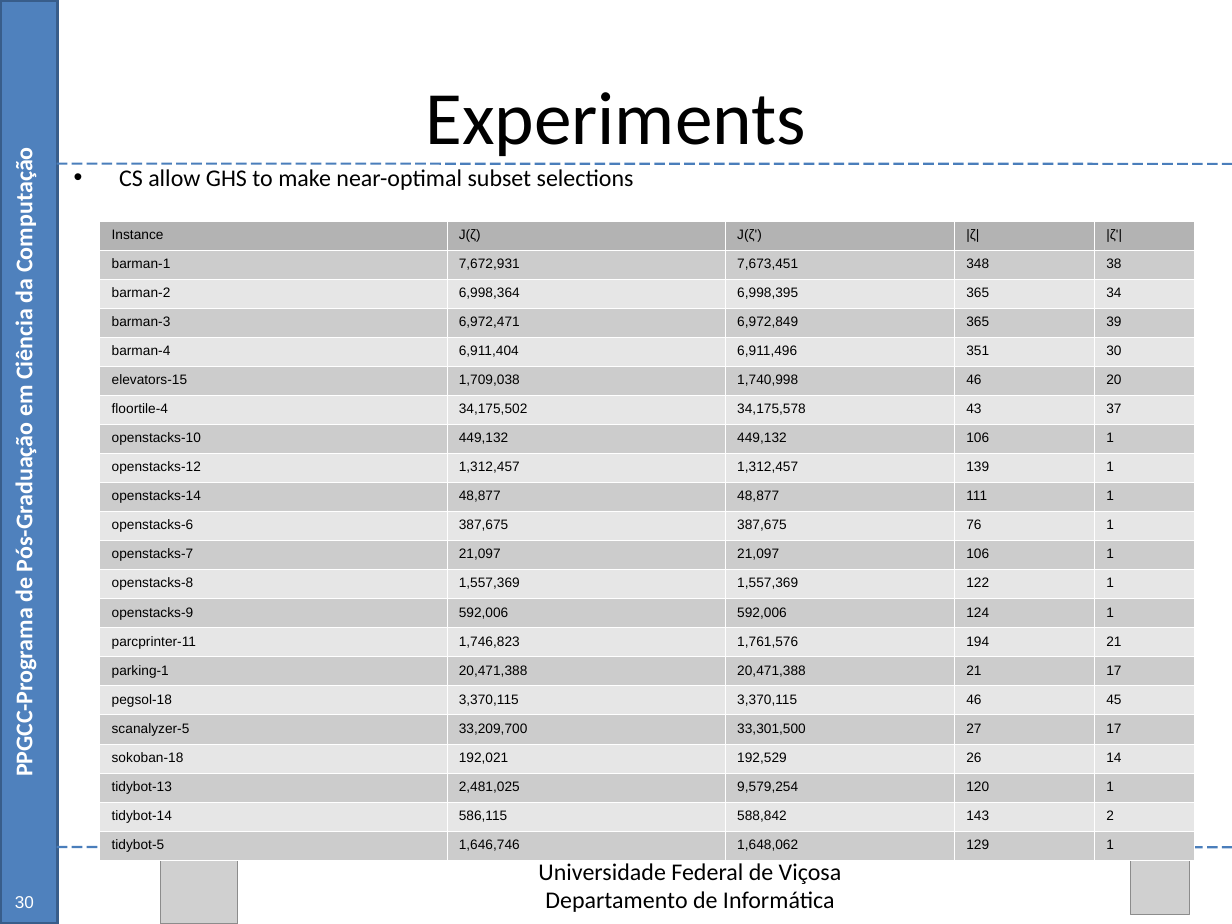
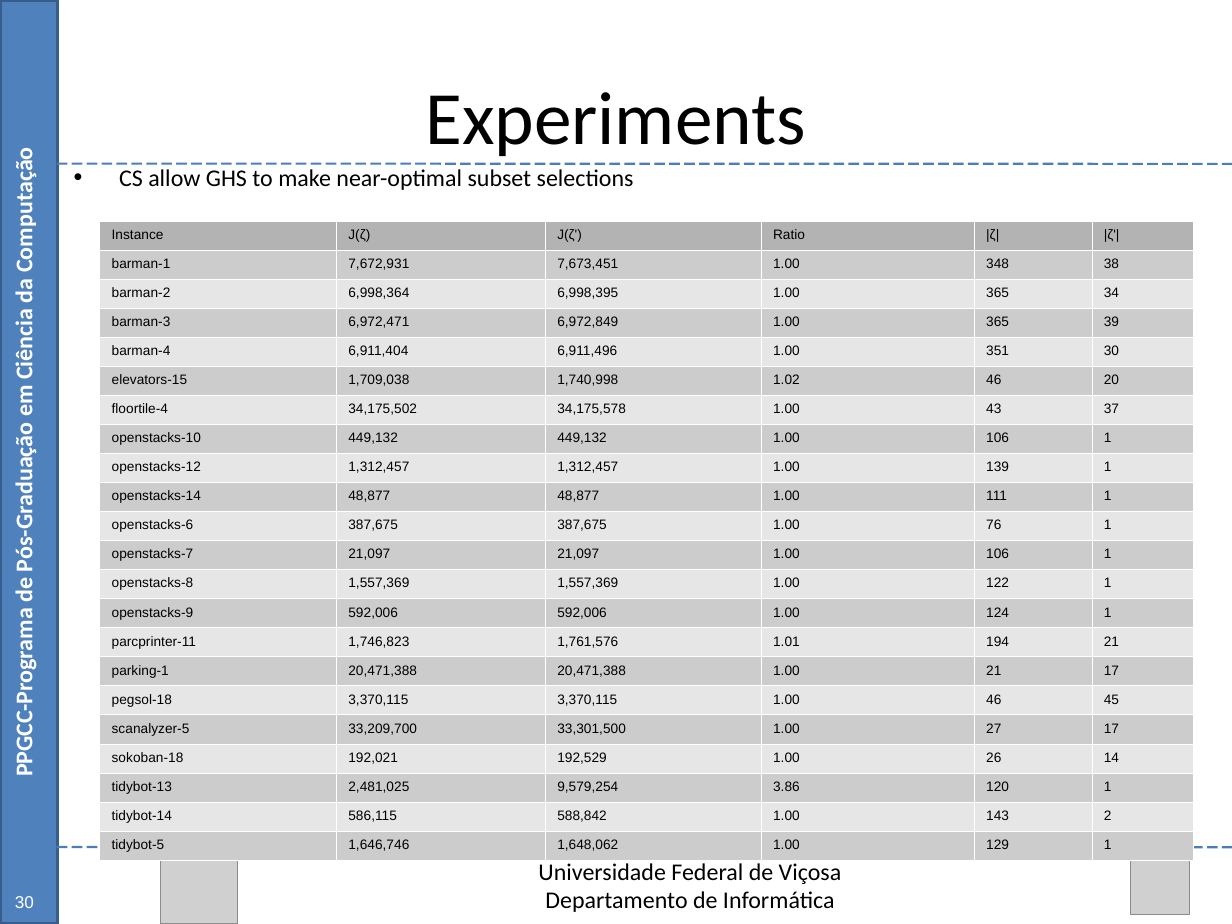
Before and after one commit to Marvinsky/research-marvin, a slide deck: slide 46 of latex/odp/selection heuristics.odp. Drawn at 1232x924 pixels with LibreOffice and Linux fonts; fonts in the diff are those of the drawing; grey boxes stand for pictures. Boxes give left, top, right and bottom in pixels: in the first picture for what was removed or moved away, otherwise in the second. Text is boxed around its words. In the diff, an @@ line names an element or a change of style, - is before the commit and + after.

```diff
--- a/latex/odp/selection heuristics.odp
+++ b/latex/odp/selection heuristics.odp
@@ table at box(100, 221, 1193, 860) @@
+column 4: Ratio | 1.00 | 1.00 | 1.00 | 1.00 | 1.02 | 1.00 | 1.00 | 1.00 | 1.00 | 1.00 | 1.00 | 1.00 | 1.00 | 1.01 | 1.00 | 1.00 | 1.00 | 1.00 | 3.86 | 1.00 | 1.00
```
Also in this commit, not shown: 1 other slide changed.
